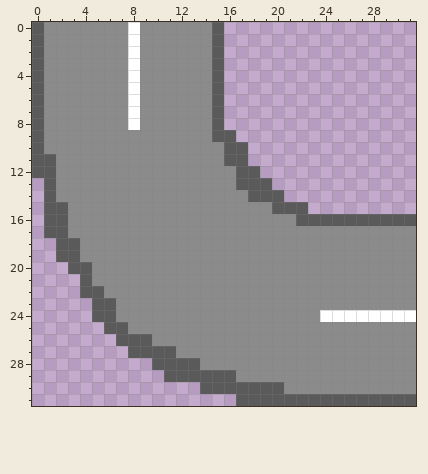
Edited in one commit: pixel-art sprite (assets/images/tracks/curve_dirt.png). This is how it looked before the edit.
The file is 32x32 pixels.
Once edited:
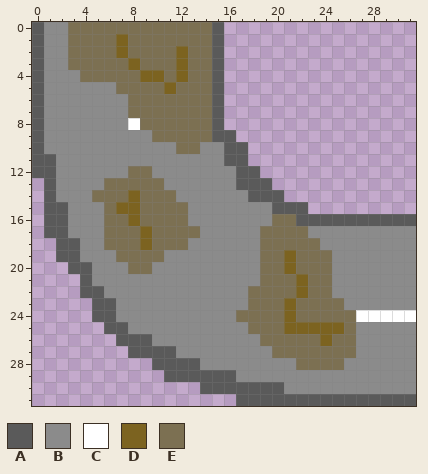
Palette (. is transparent): A #5a5a5a  B #8b8b8b  C #ffffff  D #7c6320  E #7c7052
Change:
y 0: x 3..14 BBBBBCBBBBBB -> EEEEEEEEEEEE
y 1: x 3..14 BBBBBCBBBBBB -> EEEEDEEEEEEE
y 2: x 3..14 BBBBBCBBBBBB -> EEEEDEEEEDEE
y 3: x 3..14 BBBBBCBBBBBB -> EEEEEDEEEDEE
y 4: x 4..14 BBBBCBBBBBB -> EEEEEDDEDEE
y 5: x 7..14 BCBBBBBB -> EEEEDEEE
y 6..7: x 8..14 CBBBBBB -> EEEEEEE
y 8: x 9..14 BBBBBB -> EEEEEE
y 9: x 10..14 BBBBB -> EEEEE
y 10: x 12..13 BB -> EE
y 12: x 8..9 BB -> EE
y 13: x 6..10 BBBBB -> EEEEE
y 14: x 5..11 BBBBBBB -> EEEDEEE
y 15: x 6..12 BBBBBBB -> EDDEEEE
y 16: x 6..12 BBBBBBB -> EEDEEEE; x 20..21 BB -> EE
y 17: x 6..13 BBBBBBBB -> EEEDEEEE; x 19..22 BBBB -> EEEE
y 18: x 6..12 BBBBBBB -> EEEDEEE; x 19..23 BBBBB -> EEEEE
y 19: x 7..10 BBBB -> EEEE; x 19..24 BBBBBB -> EEDEEE
y 20: x 8..9 BB -> EE; x 19..24 BBBBBB -> EEDEEE
y 21: x 19..24 BBBBBB -> EEEDEE
y 22: x 18..24 BBBBBBB -> EEEEDEE
y 23: x 18..25 BBBBBBBB -> EEEDEEEE
y 24: x 17..26 BBBBBBBCCC -> EEEEDEEEEE
y 25: x 18..26 BBBBBBBBB -> EEEDDDDDE
y 26: x 19..26 BBBBBBBB -> EEEEEDEE
y 27: x 20..26 BBBBBBB -> EEEEEEE
y 28: x 22..25 BBBB -> EEEE
Where, in picture pixels (left, top, right, bottom), the same in both pictures:
changed: (68, 22, 212, 274)
changed: (236, 214, 356, 370)
